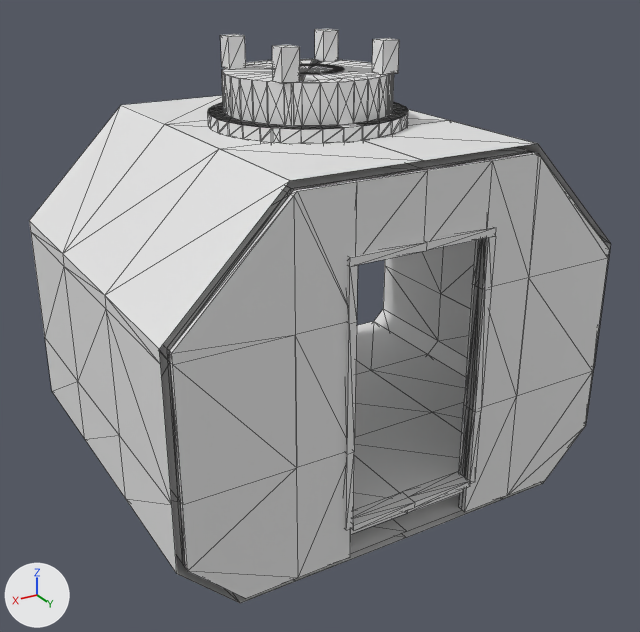
One commit to the glTF model space/src/main/resources/assets/jsspace/jsmodels/ship/small_docking.gltf: the scene before it, then after it.
One viewpoint serves both versions: a camera (50 mm lens) standing at (3.53, 4.56, 4.35) and looking at (0.03, -1.27, 1.43). Lighting does not change. The marker at lower left points along +X, +Y and +Z. The older version comes first. Mesh edges are drawn as thin lines. Where no turn or scale is listed for an object, it has been applied to the vertices.

Names of what the first picture shows: 'c_-1_0_0', 'c_-1_2_0', 'c_-2_1_0', 'c_0_0_0', 'c_0_1_0', 'c_0_2_0', 'c_0_2_1', 'c_1_0_0', 'c_1_1_0', 'c_1_2_0', 'c_1_2_1', 'c_1_2_2' and 15 more.
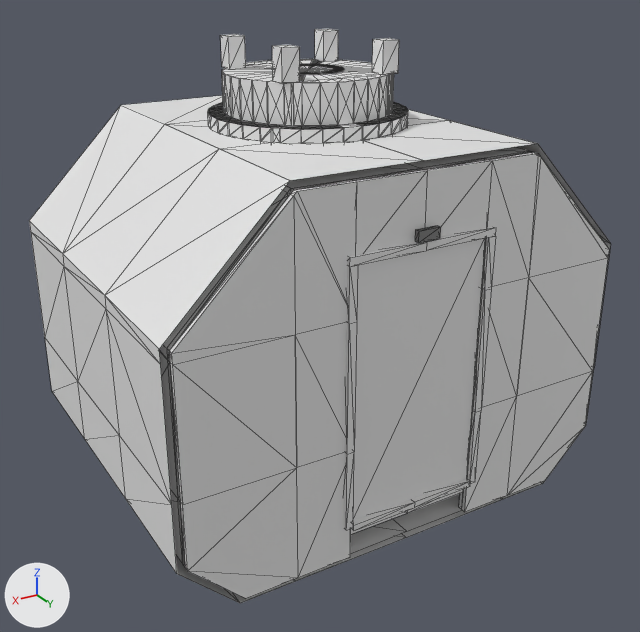
The change, as a list of edits to the scene's bpy script:
```text
Add me_door_lamp_shut:
    me_door_lamp_shut.from_pydata(...)  # a box spanning x -0.09..0.09, y 0.06..0.1, z -0.04..0.04; a box spanning x -0.09..0.09, y -0.1..-0.06, z -0.04..0.04
Add me_door_leaf:
    me_door_leaf.from_pydata(...)  # a box spanning x -0.55..0.55, y -0.04..0.04, z -1.02..1.02
Add ob_door_lamp_shut:
    ob_door_lamp_shut = bpy.data.objects.new('door_lamp_shut', me_door_lamp_shut)
    ob_door_lamp_shut.location = (0.0, 0.0, 2.52)
Add ob_door_leaf:
    ob_door_leaf = bpy.data.objects.new('door_leaf', me_door_leaf)
    ob_door_leaf.location = (0.0, 0.0, 1.375)
```

Pixel boxes [x1, y1, x2, y2] of what changed, in the pictures (640 x 632 px):
'door_leaf', added: after [353, 238, 486, 521]
'door_lamp_shut', added: after [415, 225, 441, 243]
'c_-2_0_2', unchanged, covered by the edit: before [356, 265, 441, 370]
'c_-2_0_1', unchanged, covered by the edit: before [371, 294, 470, 412]
'c_-1_0_1', unchanged, covered by the edit: before [355, 370, 432, 437]
'c_-2_1_1', unchanged, covered by the edit: before [441, 240, 475, 308]
